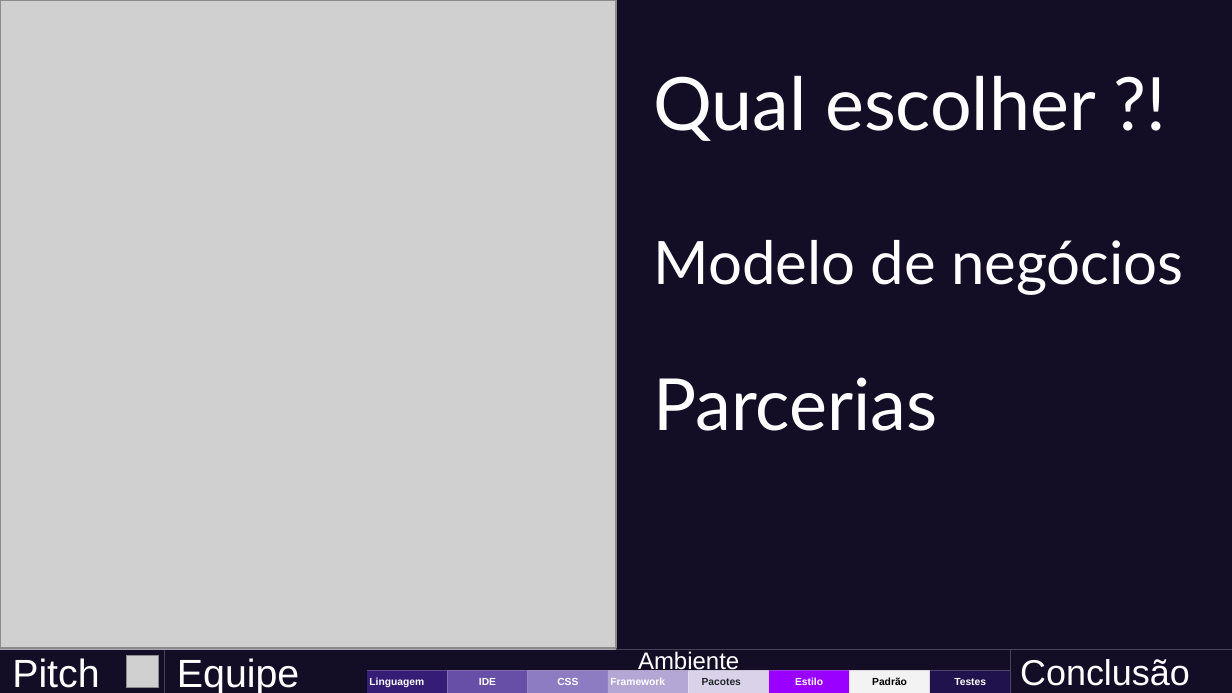
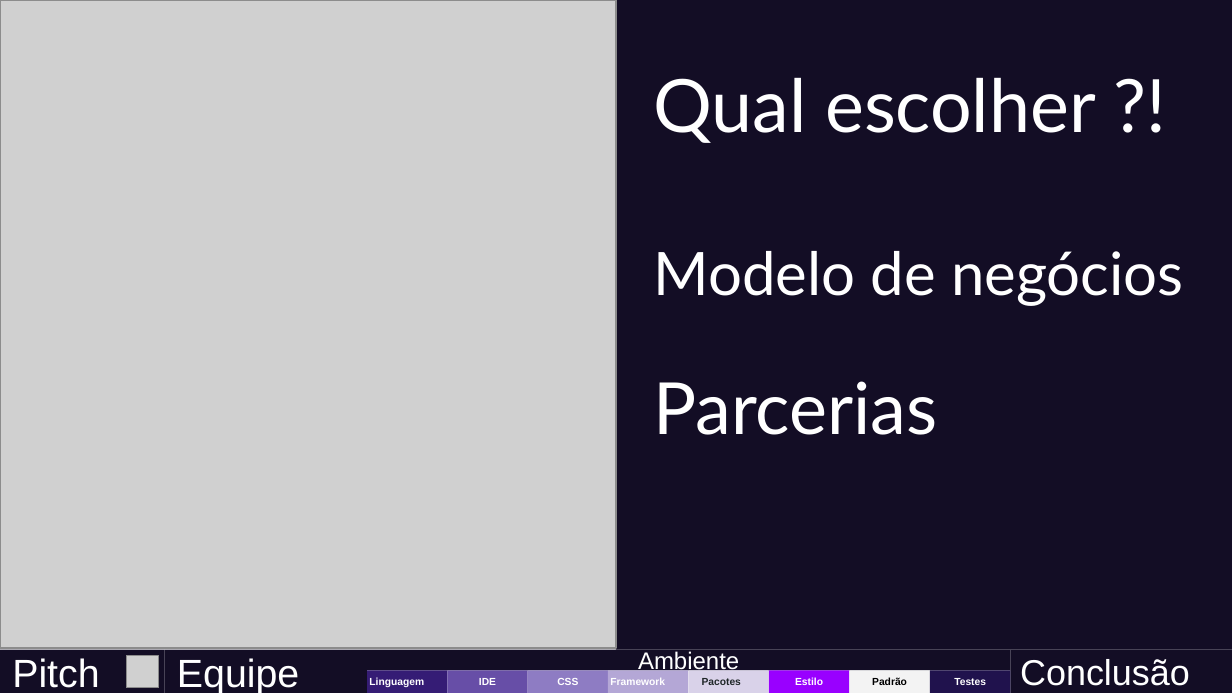
Before and after one commit to luanneves07/PUC-FRONT-END, a slide deck: slide 2 of apresentacao.pptx. Drawn at 1232x693 pixels with LibreOffice and Linux fonts; fonts in the diff are those of the drawing; grey boxes stand for pictures. Boxes give left, top, right and bottom in pixels: in the first picture for what was removed or moved away, otherwise in the second. Text is boxed around its words. In the diff, an @@ line names an element or a change of style, - is before the commit and + after.

```diff
--- a/apresentacao.pptx
+++ b/apresentacao.pptx
@@ vertical alignment top to middle in 3 elements at (653, 77, 1096, 143), (653, 251, 1184, 306), (653, 381, 937, 435) @@
```
Also in this commit, not shown: 3 other slides changed, 7 slides added, 7 slides removed, 2 other files.
